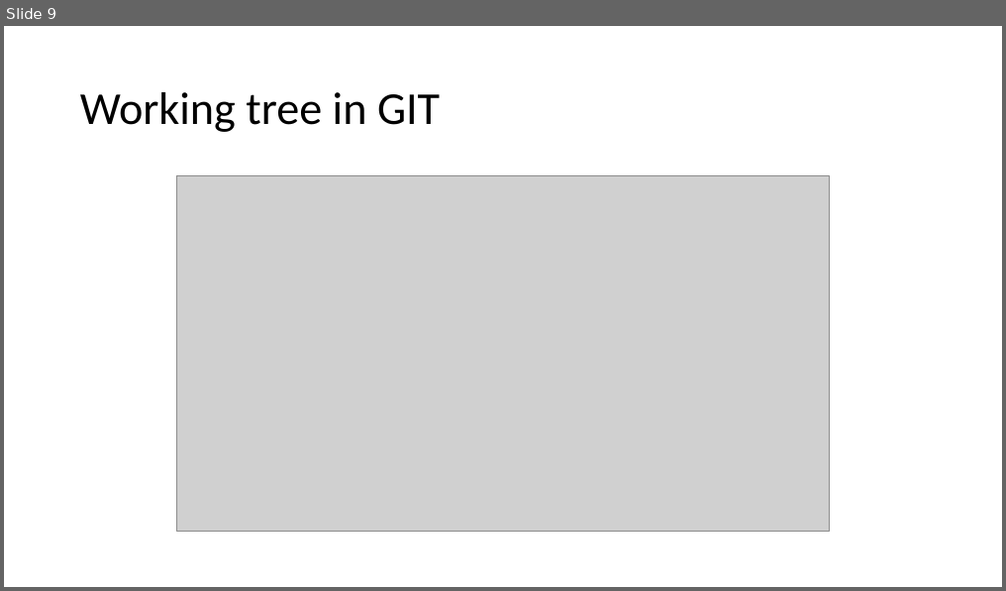
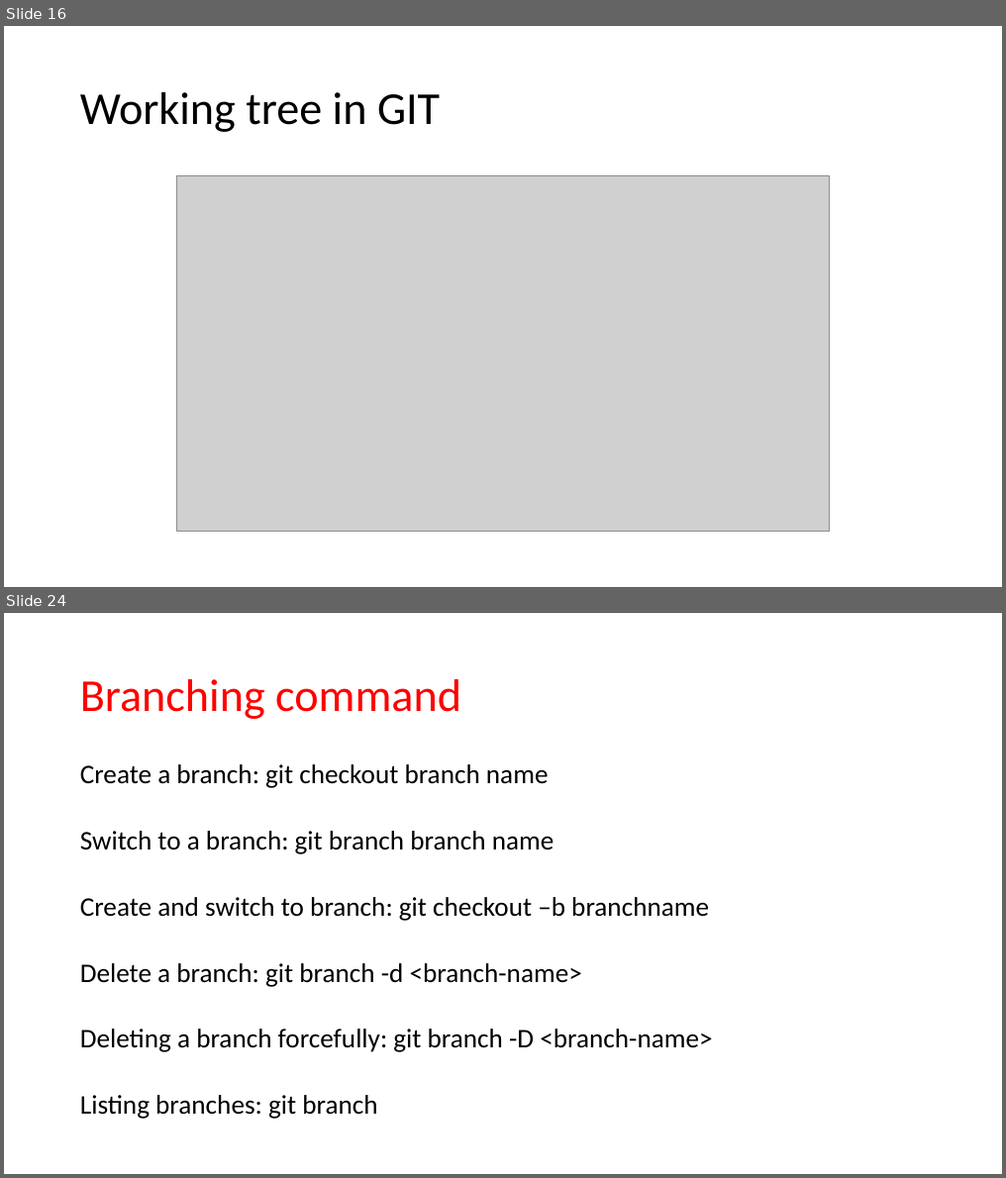
Before and after one commit to JanbaskDevops/Batch1, a slide deck: MyLearnings/CICD/Class5- Azure Repository/Class presentation.pptx. Shown one above the other, each under a label of ours: slide 9 before the commit, slides 16 and 24 after it; the slides between them are not shown. The pictures are 1006x591 and 1006x1178 pixels, drawn with LibreOffice and Linux fonts; fonts in the diff are those of the drawing; grey boxes stand for pictures. Boxes give left, top, right and bottom in pixels: in the first picture for what was removed or moved away, otherwise in the second. Text is boxed around its words. In the diff, an @@ line names an element or a change of style, - is before the commit and + after.

```diff
--- a/MyLearnings/CICD/Class5- Azure Repository/Class presentation.pptx
+++ b/MyLearnings/CICD/Class5- Azure Repository/Class presentation.pptx
@@ slide 24 added at [4, 613, 1002, 1174], background #FFFFFF @@
@@ title added at [80, 679, 461, 719], 44 pt, text #FF0000 @@
+Branching command
@@ text added at [80, 764, 712, 1119], 25.9 pt, text #000000 @@
+Create a branch: git checkout branch name
+Switch to a branch: git branch branch name
+Create and switch to branch: git checkout –b branchname
+Delete a branch: git branch -d <branch-name>
+Deleting a branch forcefully: git branch -D <branch-name>
+Listing branches: git branch
@@ what was slide 9 is now slide 16 @@
```
Also in this commit, not shown: 15 other slides added, 18 other files.
